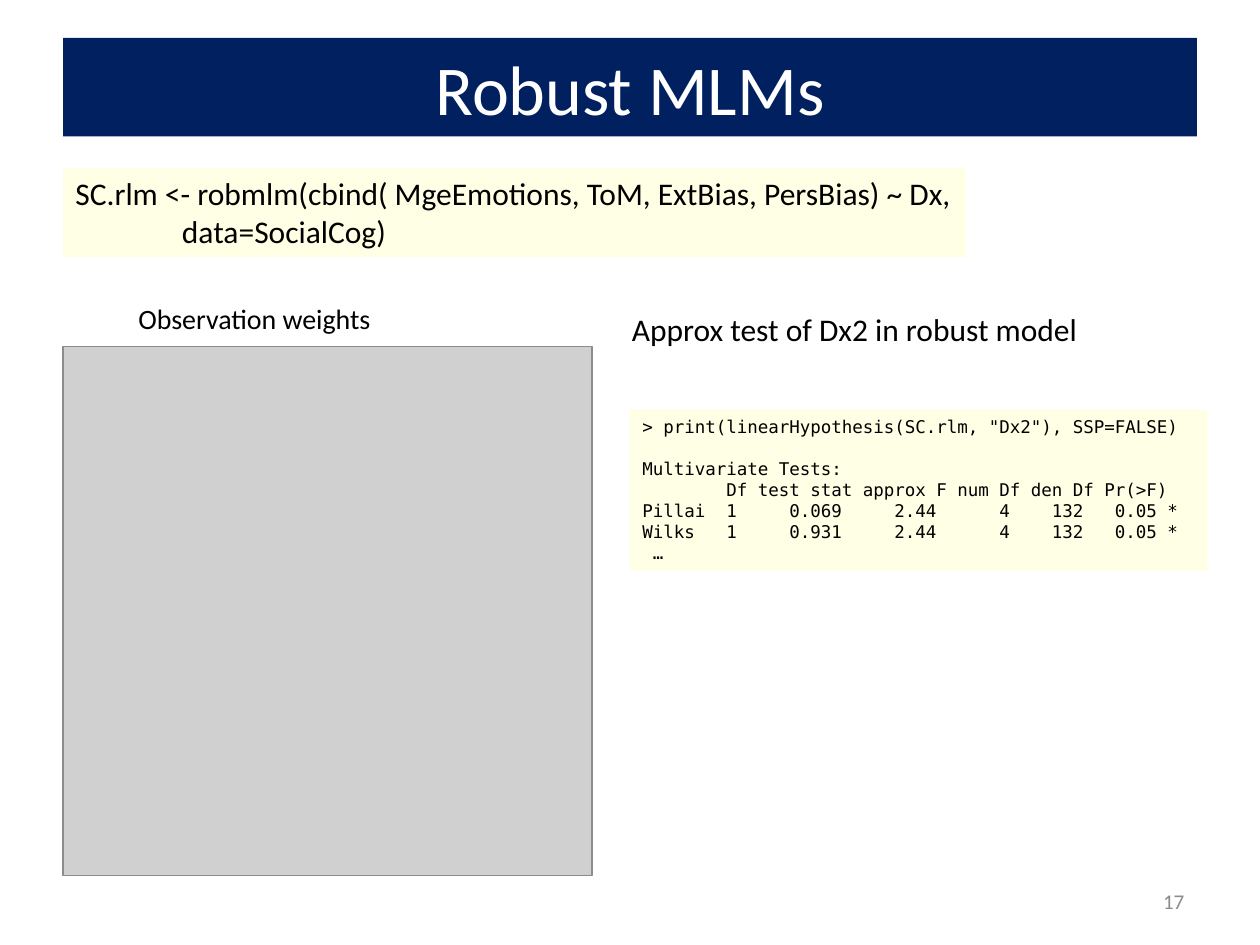
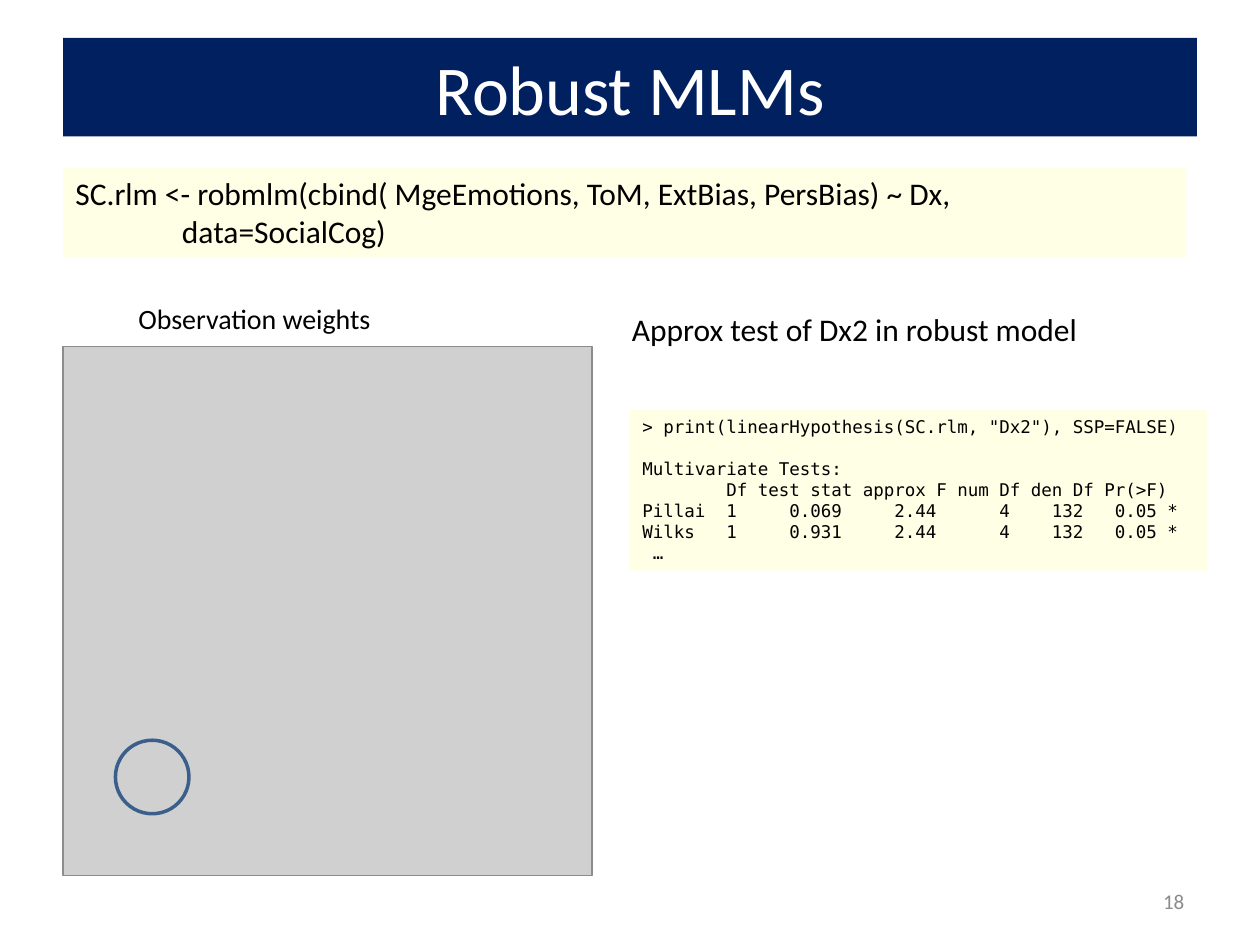
Before and after one commit to friendly/VisMLM-course, a slide deck: slide 18 of docs/lectures/lecture3.pptx (slide 17 before the commit). Drawn at 1260x945 pixels with LibreOffice and Linux fonts; fonts in the diff are those of the drawing; grey boxes stand for pictures. Boxes give left, top, right and bottom in pixels: in the first picture for what was removed or moved away, otherwise in the second. Text is boxed around its words. In the diff, an @@ line names an element or a change of style, - is before the commit and + after.

```diff
--- a/docs/lectures/lecture3.pptx
+++ b/docs/lectures/lecture3.pptx
@@ rectangle "SC.rlm <- robmlm(cbind( MgeEmotions, ToM, ..." resized from (x1=63, y1=168, x2=966, y2=257) to (x1=63, y1=168, x2=1187, y2=257) @@
@@ ellipse added at (x1=116, y1=741, x2=189, y2=814), outline #3A5F8C 2 pt @@
@@ page number at (x1=1163, y1=895, x2=1184, y2=909): text changed @@
-17
+18
```
Also in this commit, not shown: 8 other slides changed, 3 slides added, 35 other files.
